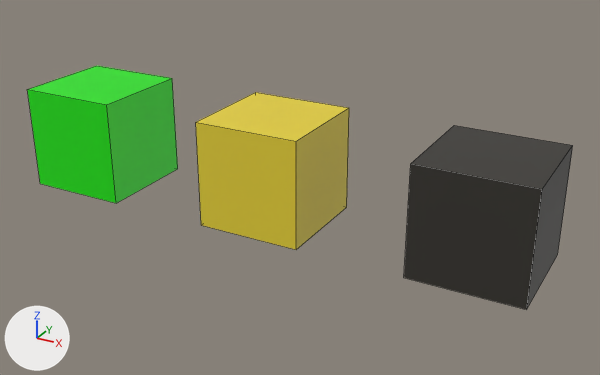
The FBX model core/assets/terrain/exported.fbx, before and after one commit.
Camera for both pictures: a 50 mm camera at (0.056, -0.0608, 0.0289) aimed at (0.0224, 0.0004, -0.0017). The axes (+X, +Y, +Z) are drawn at lower left. The lights are the same throughout. Mesh edges are drawn as thin lines. Where no turn or scale is listed for an object, it has been applied to the vertices.

Objects in the first picture: 'grass', 'rock', 'sand'.
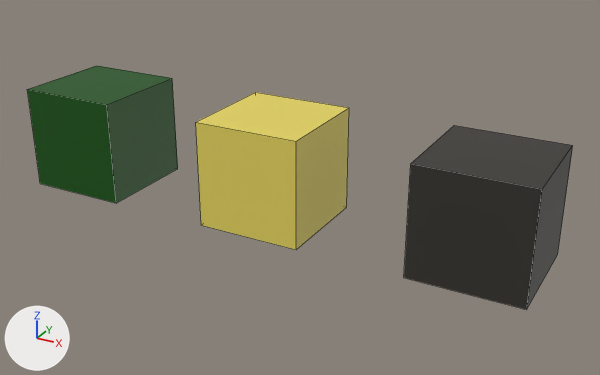
The change in detail:
Material 'Grass' (mat_grass) changes colour from green #17e700 to dark green #085300; in linear values from (0.00843, 0.8, 0.0) to (0.00248, 0.0871, 0.0).
Material 'Sand' (mat_sand) changes colour from yellow #e7d135 to yellow #e7d65f; in linear values from (0.8, 0.641, 0.0356) to (0.8, 0.671, 0.114).

What differs and where, as boxes (x1, y1, x2, y2) in the pictures (600 x 375 px):
'sand', recoloured: (196, 92, 349, 250) in both
'grass', recoloured: (27, 66, 178, 203) in both
